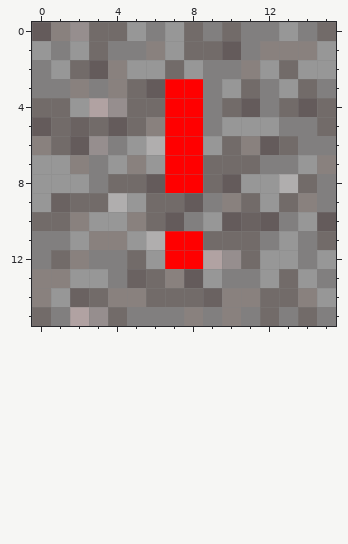
Pixel-art sprite: Cypo - Unsuspicious/pack.png. The picture above was drawn from the file before the commit.
The file is 16x16 pixels. Colours within 5 levels of each other are drawn and written as one.
And afterwards:
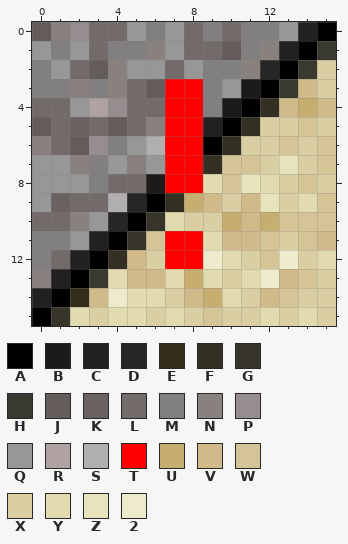
Palette (. is transparent): A #000000  B #1d1b1a  C #222020  D #262626  E #322c1c  F #342f23  G #373429  H #3a392f  J #645b5b  K #6a6261  L #726b69  M #817f7f  N #89817e  P #968e8e  Q #979797  R #b1a2a2  S #b0aeae  T #ff0000  U #c6ae71  V #d1ba8a  W #d5c496  X #dacfa3  Y #e3dbb0  Z #e7e4bb  2 #edebcb
From old to new:
y 0: x 14..15 ML -> CA
y 1: x 13..15 NNQ -> CAH
y 2: x 12..15 QLQQ -> DAHX
y 3: x 11..15 LMQLM -> BAHVX
y 4: x 10..15 LJMLJL -> BAFVUV
y 5: x 9..15 MQQQMML -> CAFXXWX
y 6: x 9..15 QLNJLMM -> AFXXWXW
y 7: x 9..15 LLLMMQN -> FWWXZXW
y 8: x 6 J -> B; x 9..15 LJQQSLM -> YWZYXWX
y 9: x 5..15 QLLJMNLQLNM -> DAFUVXVZXYW
y 10: x 4..15 QNLJMQJKJMQJ -> DAGYXXUVUWWW
y 11: x 3..6 NNQS -> CAGW; x 9..15 LLLMQML -> YVVWXWV
y 12: x 2..6 NMMLQ -> CAFVX; x 9..15 RPLQQMQ -> 2YXW2XY
y 13: x 1..15 NQQMKLNJQMMQLQM -> CAHYVVYUYXY2VWX
y 14: x 0..15 NQKLNNLLLKNNLLNQ -> CAEV2YYXVUYXVWXX
y 15: x 0..15 LMRPLMMMNMNMLMLM -> AGYXYYXYXWXXYXYX
Boxes around the changes in both pictures, in picture pixels (x1, y1, x2, y2):
changed: (32, 22, 336, 326)
